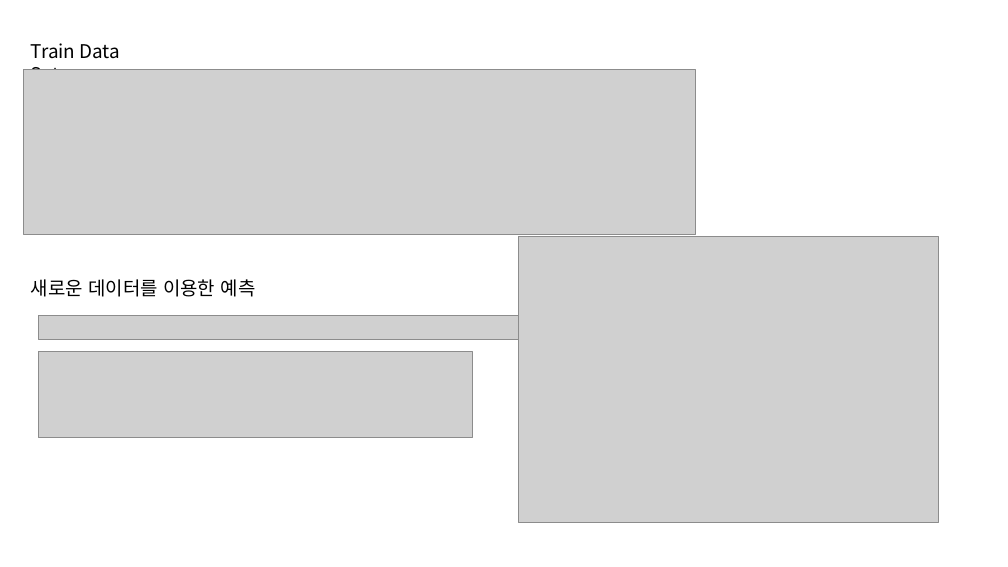
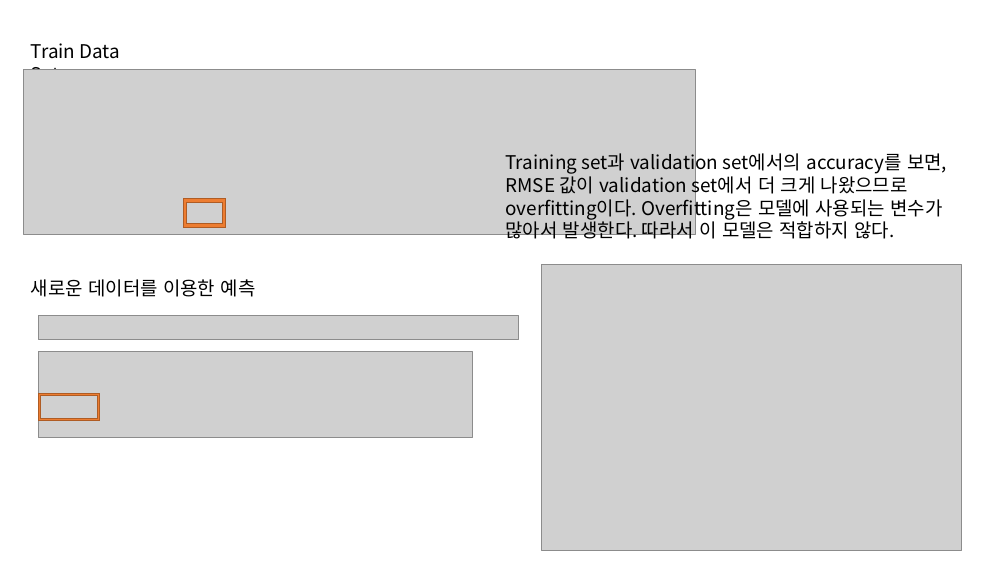
Before and after one commit to nyeoni/R-bike-analysis, a slide deck: slide 17 of FinalProject.pptx (slide 19 before the commit). Drawn at 1008x567 pixels with LibreOffice and Linux fonts; fonts in the diff are those of the drawing; grey boxes stand for pictures. Boxes give left, top, right and bottom in pixels: in the first picture for what was removed or moved away, otherwise in the second. Text is boxed around its words. In the diff, an @@ line names an element or a change of style, - is before the commit and + after.

```diff
--- a/FinalProject.pptx
+++ b/FinalProject.pptx
@@ text added at (505,150,947,243), 18 pt, text #000000 @@
+Training set과 validation set에서의 accuracy를 보면, RMSE 값이 validation set에서 더 크게 나왔으므로 overfitting이다. Overfitting은 모델에 사용되는 변수가 많아서 발생한다. 따라서 이 모델은 적합하지 않다.
@@ frame added at (183,199,225,228), fill #ED7D31, outline #AF5C24 1 pt @@
@@ picture: place and size @@
-picture at (519,237,938,523)
+picture at (542,264,962,551)
@@ frame added at (39,394,100,421), fill #ED7D31, outline #AF5C24 1 pt @@
```
Also in this commit, not shown: 9 other slides changed, 3 slides added, 5 slides removed, 1 other file.
